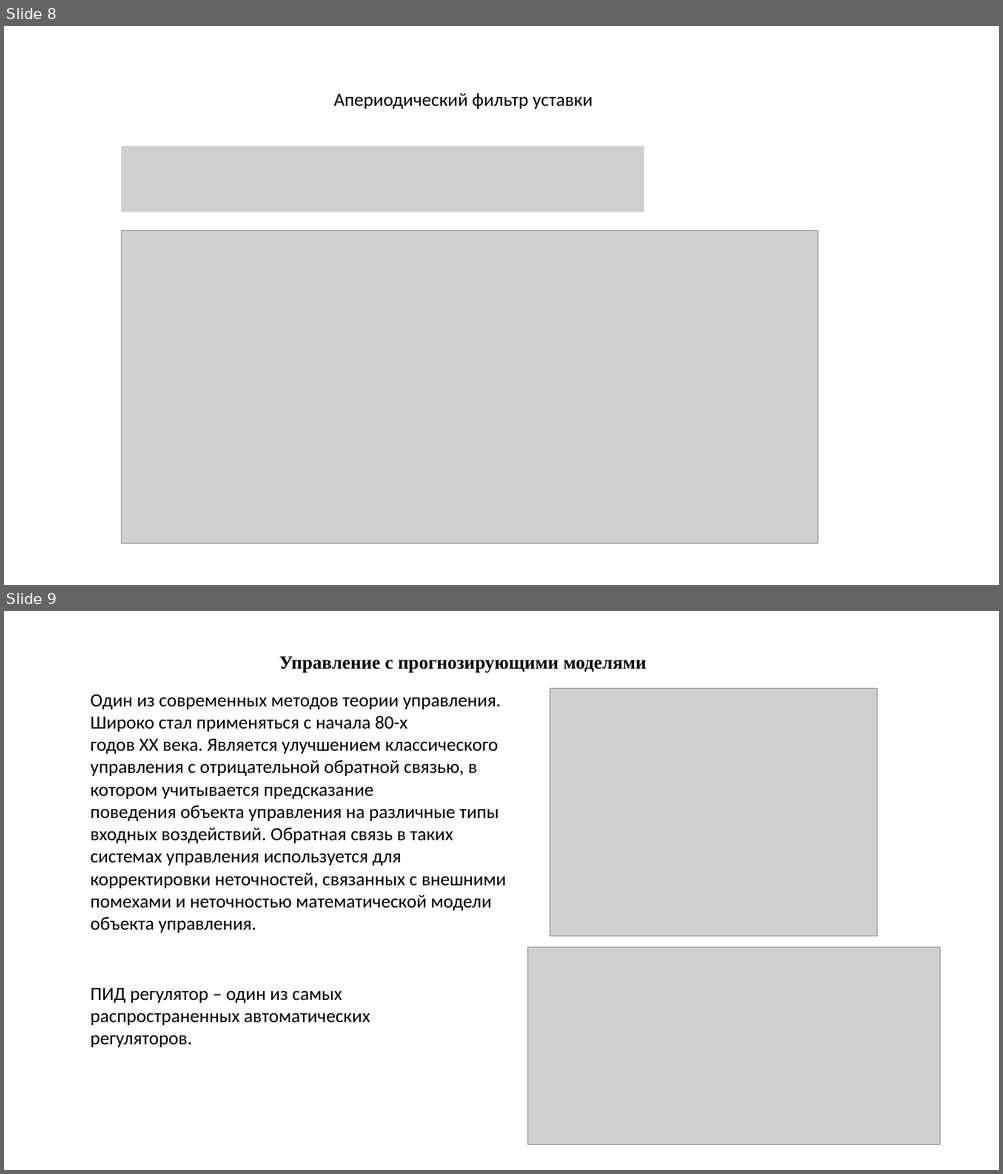
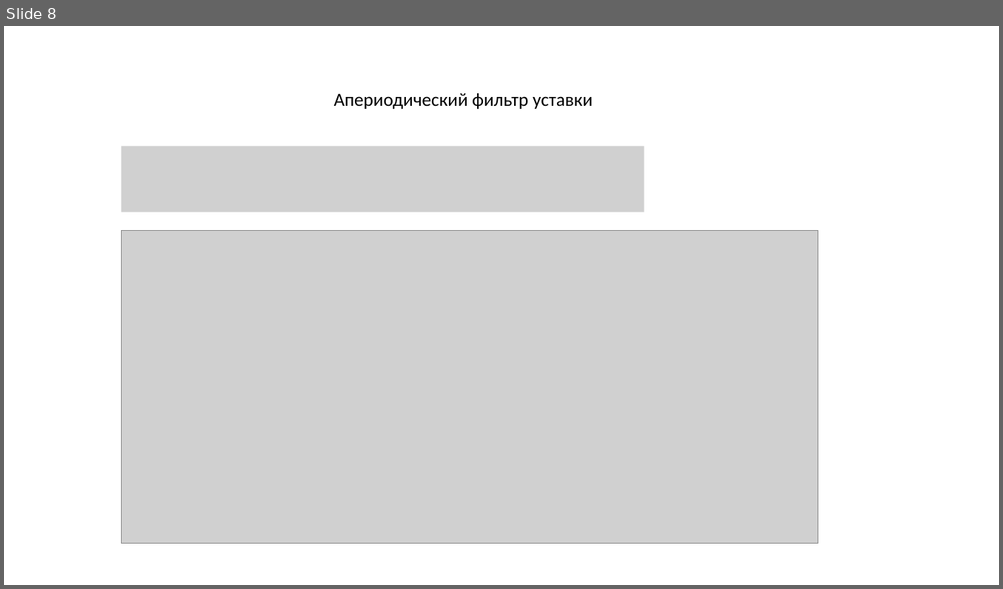
Before and after one commit to PavelKorokev/PavelKorolevDiplom, a slide deck: Презентация1.pptx. Shown one above the other, each under a label of ours: slides 8 and 9 before the commit, slide 8 after it. The pictures are 1003x1174 and 1003x589 pixels, drawn with LibreOffice and Linux fonts; fonts in the diff are those of the drawing; grey boxes stand for pictures. Boxes give left, top, right and bottom in pixels: in the first picture for what was removed or moved away, otherwise in the second. Text is boxed around its words. In the diff, an @@ line names an element or a change of style, - is before the commit and + after.

```diff
--- a/Презентация1.pptx
+++ b/Презентация1.pptx
@@ slide 9 removed at (4, 611, 999, 1170), background #FFFFFF @@
@@ text removed at (279, 656, 646, 673) @@
-Управление с прогнозирующими моделями
@@ text removed at (91, 694, 506, 933) @@
-Один из современных методов теории управления. Широко стал применяться с начала 80-х годов ХХ века. Является улучшением классического управления с отрицательной обратной связью, в котором учитывается предсказание поведения объекта управления на различные типы входных воздействий. Обратная связь в таких системах управления используется для корректировки неточностей, связанных с внешними помехами и неточностью математической модели объекта управления.
@@ picture removed at (550, 689, 877, 937) @@
@@ picture removed at (528, 948, 939, 1145) @@
@@ text removed at (91, 988, 370, 1048) @@
-ПИД регулятор – один из самых распространенных автоматических регуляторов.
```
Also in this commit, not shown: 3 slides changed, 2 slides added, 1 other slide removed.
